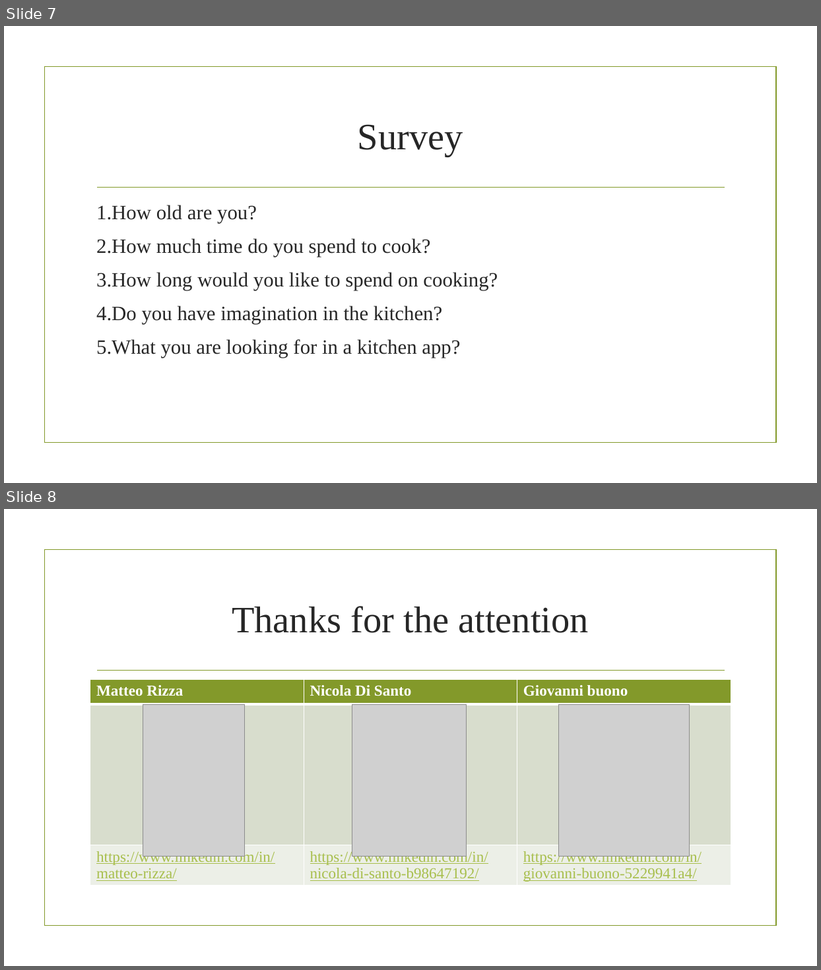
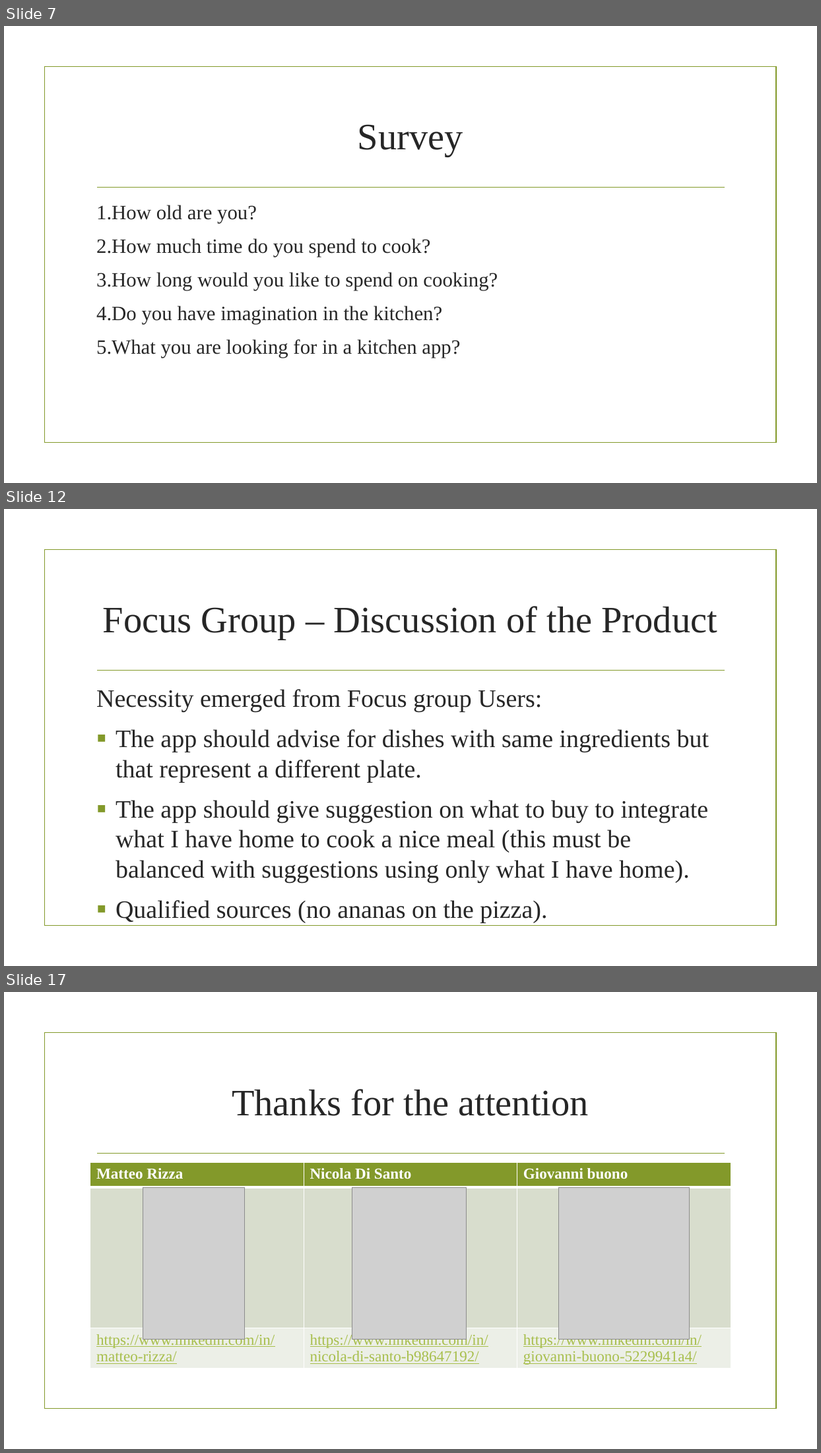
Before and after one commit to nicoDs96/recipes-SE, a slide deck: CookWithMe.pptx. Shown one above the other, each under a label of ours: slides 7 and 8 before the commit, slides 7, 12 and 17 after it; the slides between them are not shown. The pictures are 821x970 and 821x1453 pixels, drawn with LibreOffice and Linux fonts; fonts in the diff are those of the drawing; grey boxes stand for pictures; background and template pictures are left out. Boxes give left, top, right and bottom in pixels: in the first picture for what was removed or moved away, otherwise in the second. Text is boxed around its words. In the diff, an @@ line names an element or a change of style, - is before the commit and + after.

```diff
--- a/CookWithMe.pptx
+++ b/CookWithMe.pptx
@@ slide 12 added at (4, 509, 817, 966), background picture (left out); not listed: 2 template elements that a slide beside it also shows @@
@@ title added at (103, 606, 717, 640), 44 pt, text #262626 @@
+Focus Group – Discussion of the Product
@@ text added at (96, 689, 709, 923), 29.6 pt, text #262626 @@
+Necessity emerged from Focus group Users:
+▪ The app should advise for dishes with same ingredients but that represent a different plate.
+▪ The app should give suggestion on what to buy to integrate what I have home to cook a nice meal (this must be balanced with suggestions using only what I have home).
+▪ Qualified sources (no ananas on the pizza).
@@ what was slide 8 is now slide 17 @@
```
Also in this commit, not shown: 8 other slides added, 1 other file.
